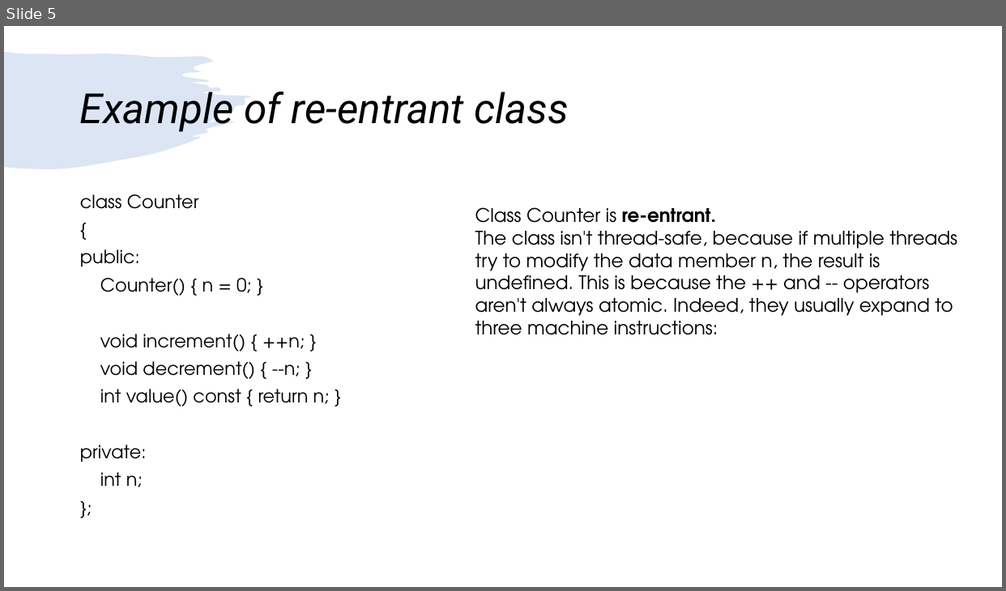
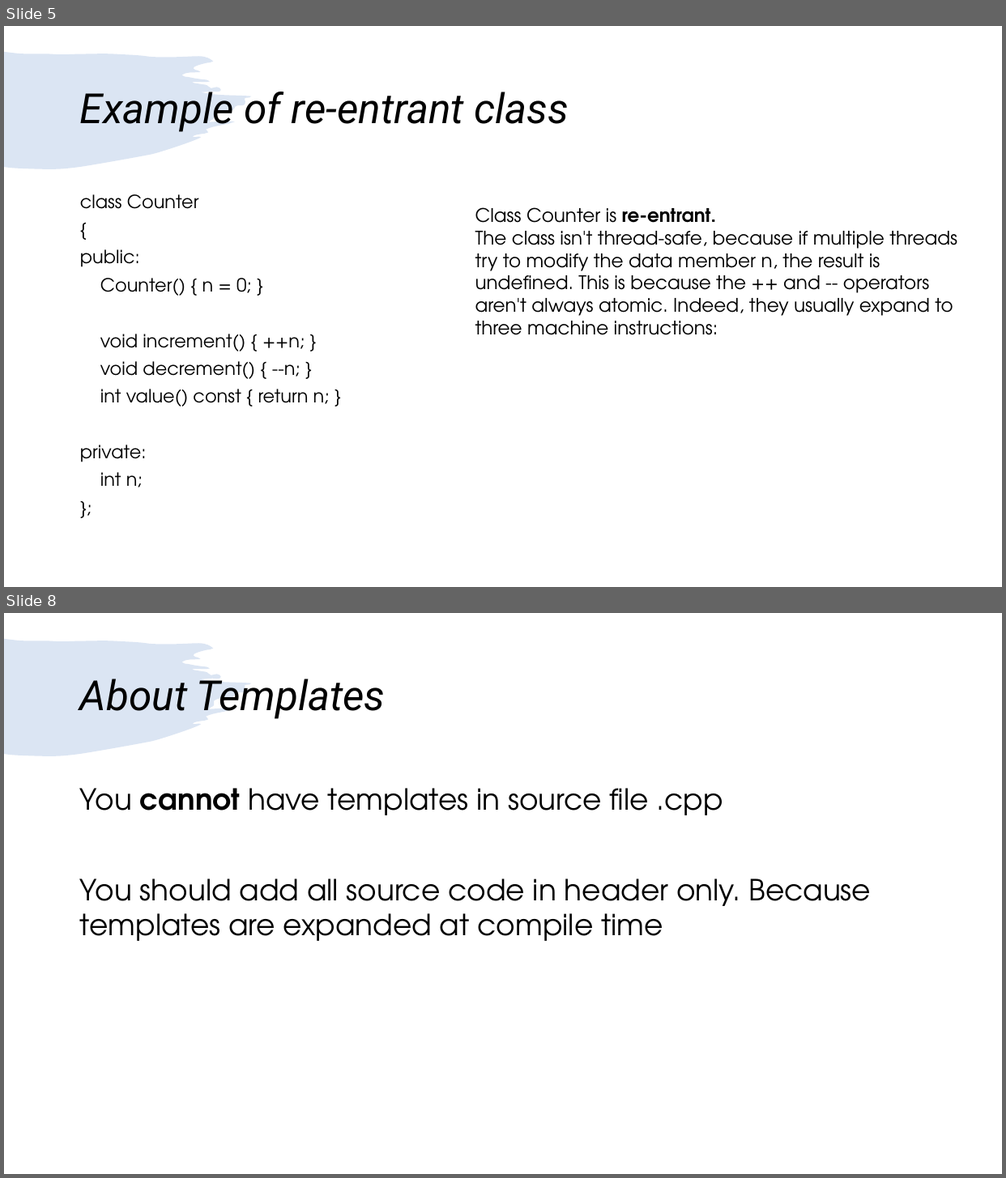
Before and after one commit to girishlande/CPlusPlus, a slide deck: learnings.pptx. Shown one above the other, each under a label of ours: slide 5 before the commit, slides 5 and 8 after it; the slides between them are not shown. The pictures are 1006x591 and 1006x1178 pixels, drawn with LibreOffice and Linux fonts; fonts in the diff are those of the drawing. Boxes give left, top, right and bottom in pixels: in the first picture for what was removed or moved away, otherwise in the second. Text is boxed around its words. In the diff, an @@ line names an element or a change of style, - is before the commit and + after.

```diff
--- a/learnings.pptx
+++ b/learnings.pptx
@@ slide 8 added at <box>4,613,1002,1174</box>, background #FFFFFF; not listed: 1 template element that a slide beside it also shows @@
@@ title added at <box>80,679,386,719</box>, 40 pt, text #000000, italic @@
+About Templates
@@ text added at <box>80,788,871,941</box>, 28 pt, text #000000 @@
+You cannot have templates in source file .cpp
+You should add all source code in header only. Because templates are expanded at compile time
```
Also in this commit, not shown: 1 slide changed, 10 other slides added, 12 other files.
